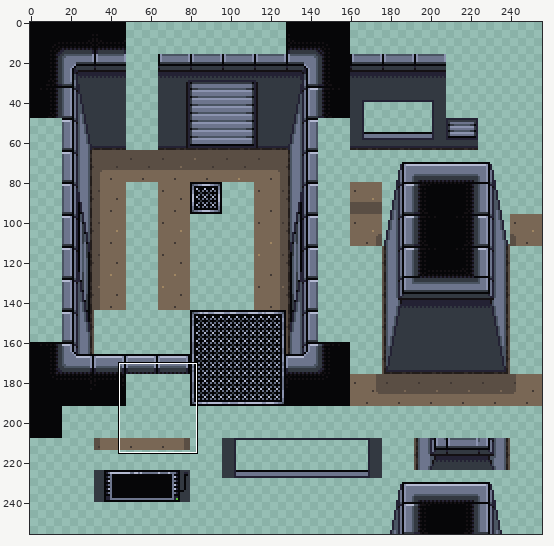
File history of a pixel-art file, art/tileset.aseprite. The first picture is a wide view before the edit; the outline marks the close-up.
Close-up. Before the edit:
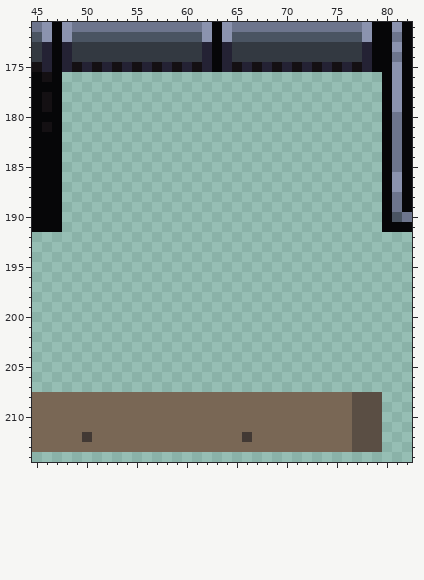
256x256 pixels, 1 frame. Shown: x 45..82, y 171..214.
Now the later version:
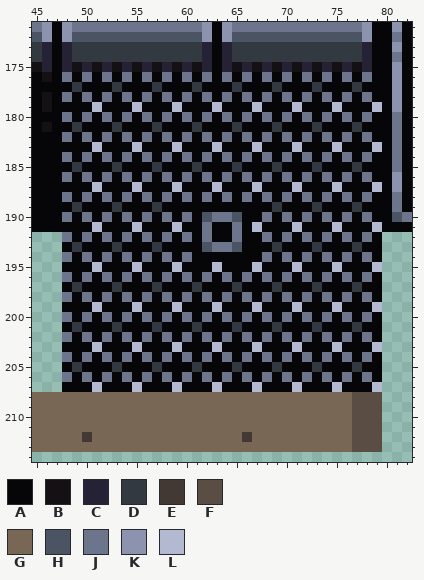
Palette (. is transparent): A #060608  B #141013  C #242234  D #333941  E #423934  F #5a4e44  G #796755  H #4a5462  J #6d758d  K #8b93af  L #b3b9d1
Edits made:
Layer "Layer 1":
y 176: x 48..79 ................................ -> JAJAJAJAJAJAJAJAJAJAJAJAJAJAJAJA
y 177: x 48..79 ................................ -> ADAAADAAADAAADAAADAAADAAADAAADAA
y 178: x 48..79 ................................ -> JAJAJAJAJAJAJAJAJAJAJAJAJAJAJAJA
y 179: x 48..79 ................................ -> AAALAAALAAALAAALAAALAAALAAALAAAL
y 180: x 48..79 ................................ -> JAJAJAJAJAJAJAJAJAJAJAJAJAJAJAJA
y 181: x 48..79 ................................ -> ADAAADAAADAAADAAADAAADAAADAAADAA
y 182: x 48..79 ................................ -> JAJAJAJAJAJAJAJAJAJAJAJAJAJAJAJA
y 183: x 48..79 ................................ -> AAALAAALAAALAAALAAALAAALAAALAAAL
y 184: x 48..79 ................................ -> JAJAJAJAJAJAJAJAJAJAJAJAJAJAJAJA
y 185: x 48..79 ................................ -> ADAAADAAADAAADAAADAAADAAADAAADAA
y 186: x 48..79 ................................ -> JAJAJAJAJAJAJAJAJAJAJAJAJAJAJAJA
y 187: x 48..79 ................................ -> AAALAAALAAALAAALAAALAAALAAALAAAL
y 188: x 48..79 ................................ -> JAJAJAJAJAJAJAJAJAJAJAJAJAJAJAJA
y 189: x 48..79 ................................ -> ADAAADAAADAAAAAAAAAAADAAADAAADAA
y 190: x 48..79 ................................ -> JAJAJAJAJAJAJAHJJHAAJAJAJAJAJAJA
y 191: x 48..79 ................................ -> AAALAAALAAALAAJAAJALAAALAAALAAAL
y 192: x 48..79 ................................ -> JAJAJAJAJAJAJAJAAJAAJAJAJAJAJAJA
y 193: x 48..79 ................................ -> ADAAADAAADAAAAHJJHAAADAAADAAADAA
y 194: x 48..79 ................................ -> JAJAJAJAJAJAJAAAAAAAJAJAJAJAJAJA
y 195: x 48..79 ................................ -> AAALAAALAAALAAALAAALAAALAAALAAAL
y 196: x 48..79 ................................ -> JAJAJAJAJAJAJAJAJAJAJAJAJAJAJAJA
y 197: x 48..79 ................................ -> ADAAADAAADAAADAAADAAADAAADAAADAA
y 198: x 48..79 ................................ -> JAJAJAJAJAJAJAJAJAJAJAJAJAJAJAJA
y 199: x 48..79 ................................ -> AAALAAALAAALAAALAAALAAALAAALAAAL
y 200: x 48..79 ................................ -> JAJAJAJAJAJAJAJAJAJAJAJAJAJAJAJA
y 201: x 48..79 ................................ -> ADAAADAAADAAADAAADAAADAAADAAADAA
y 202: x 48..79 ................................ -> JAJAJAJAJAJAJAJAJAJAJAJAJAJAJAJA
y 203: x 48..79 ................................ -> AAALAAALAAALAAALAAALAAALAAALAAAL
y 204: x 48..79 ................................ -> JAJAJAJAJAJAJAJAJAJAJAJAJAJAJAJA
y 205: x 48..79 ................................ -> ADAAADAAADAAADAAADAAADAAADAAADAA
y 206: x 48..79 ................................ -> JAJAJAJAJAJAJAJAJAJAJAJAJAJAJAJA
y 207: x 48..79 ................................ -> AAALAAALAAALAAALAAALAAALAAALAAAL
